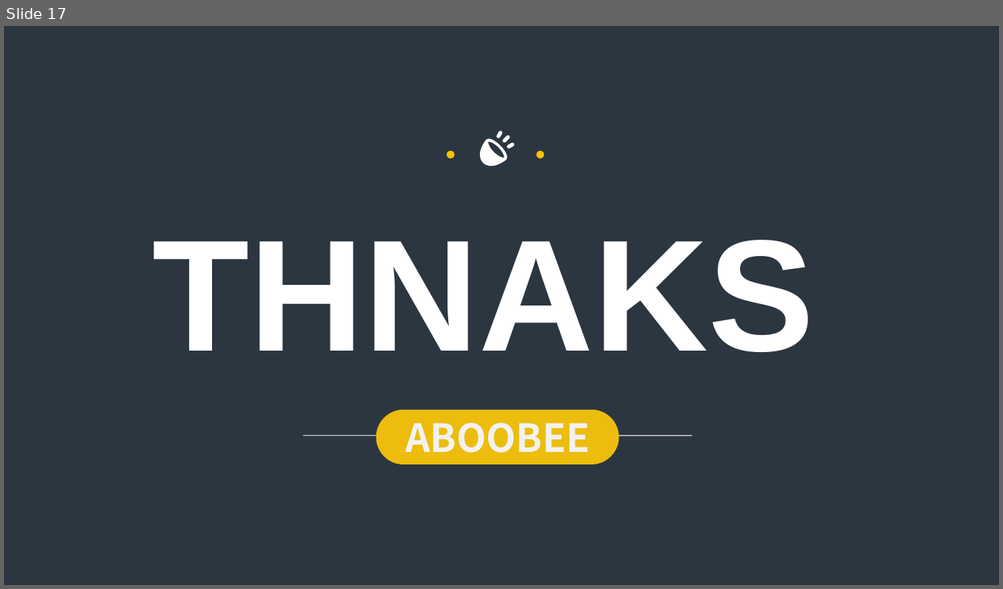
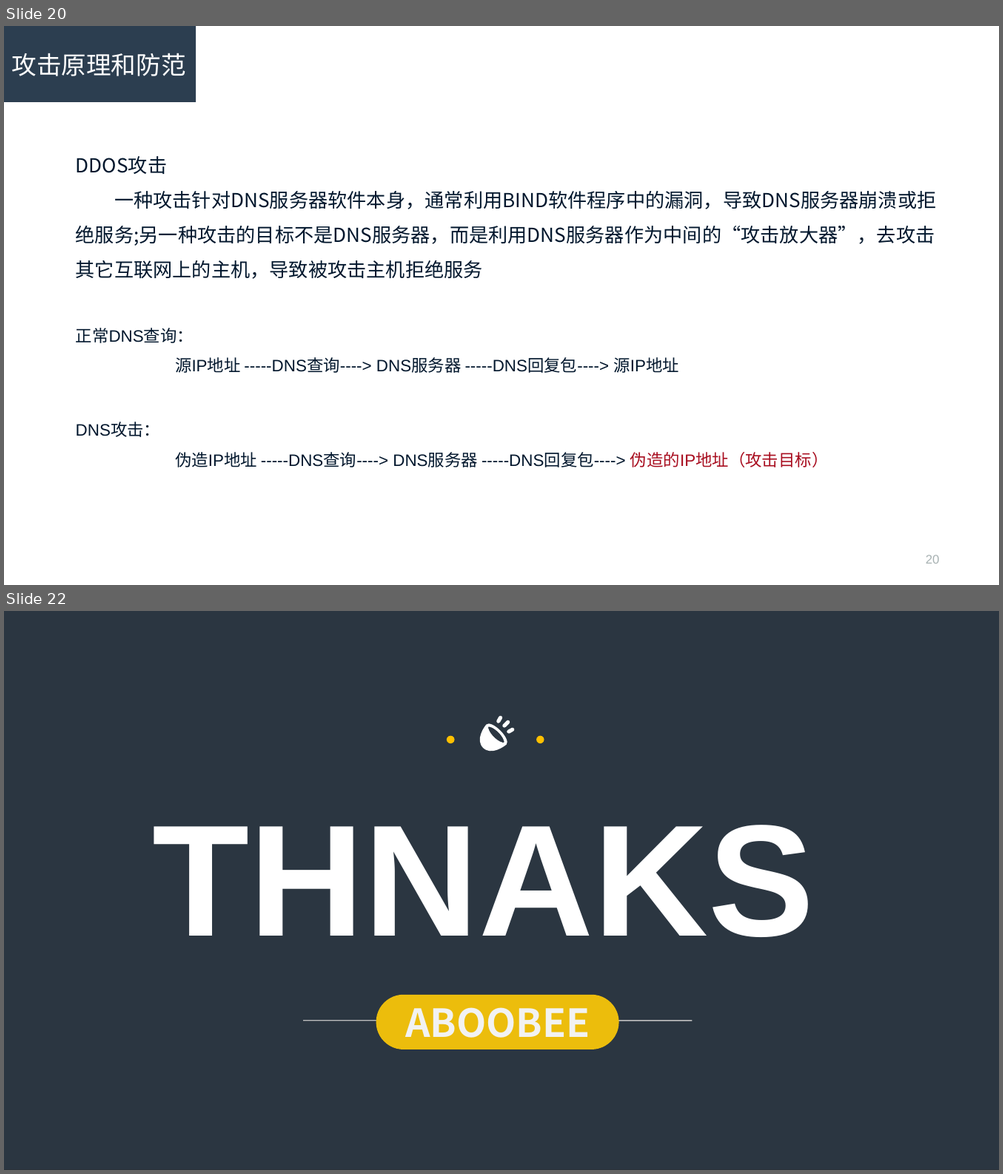
Before and after one commit to R-Lin/Simple_scripts, a slide deck: dns.ppt. Shown one above the other, each under a label of ours: slide 17 before the commit, slides 20 and 22 after it; the slides between them are not shown. The pictures are 1003x589 and 1003x1174 pixels, drawn with LibreOffice and Linux fonts; fonts in the diff are those of the drawing; background and template pictures are left out; a plain dark background stands for a picture behind light text. Boxes give left, top, right and bottom in pixels: in the first picture for what was removed or moved away, otherwise in the second. Text is boxed around its words. In the diff, an @@ line names an element or a change of style, - is before the commit and + after.

```diff
--- a/dns.ppt
+++ b/dns.ppt
@@ slide 20 added at [4, 26, 999, 585], background #FFFFFF @@
@@ rectangle added at [4, 26, 196, 101], fill #2C3E50, 18 pt, text #FFFFFF @@
+攻击原理和防范
@@ text added at [76, 156, 936, 468], 14 pt, text #02172D @@
+DDOS攻击
+一种攻击针对DNS服务器软件本身，通常利用BIND软件程序中的漏洞，导致DNS服务器崩溃或拒绝服务;另一种攻击的目标不是DNS服务器，而是利用DNS服务器作为中间的“攻击放大器”，去攻击其它互联网上的主机，导致被攻击主机拒绝服务
+正常DNS查询：
+源IP地址 -----DNS查询----> DNS服务器 -----DNS回复包----> 源IP地址
+DNS攻击：
+伪造IP地址 -----DNS查询----> DNS服务器 -----DNS回复包----> 伪造的IP地址（攻击目标）
@@ page number added at [925, 555, 939, 564], 9 pt, text #A7B1B2 @@
+20
@@ what was slide 17 is now slide 22 @@
```
Also in this commit, not shown: 10 slides changed, 10 other slides added, 5 slides removed.
